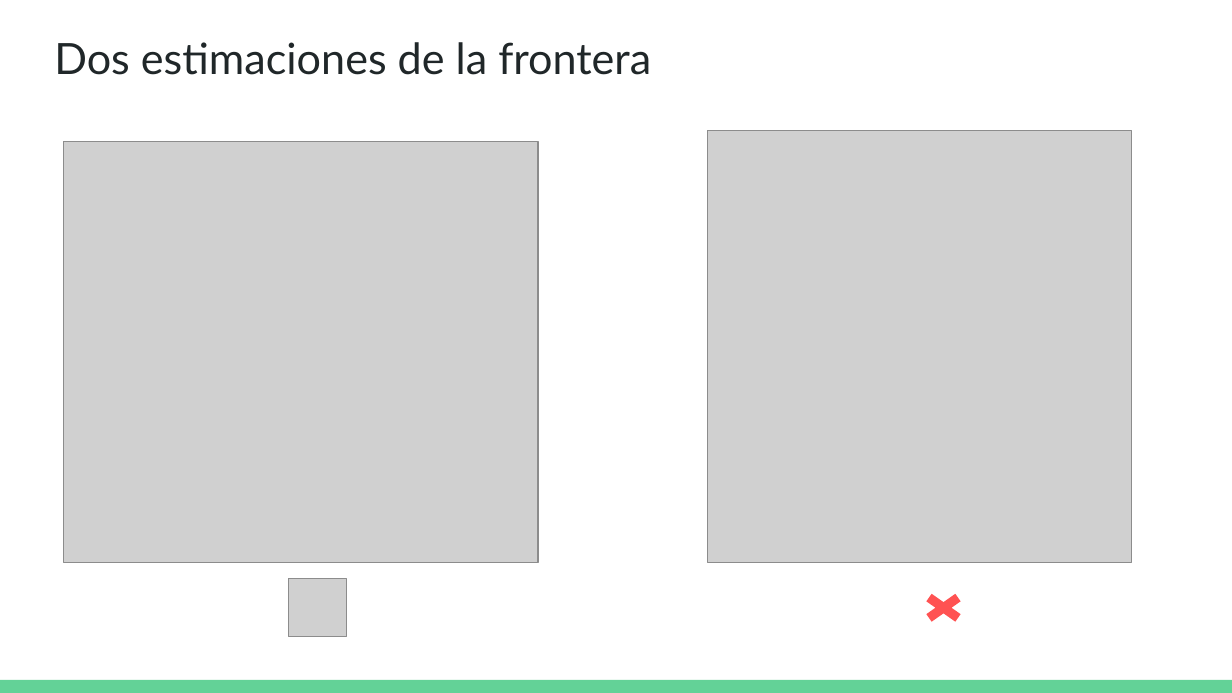
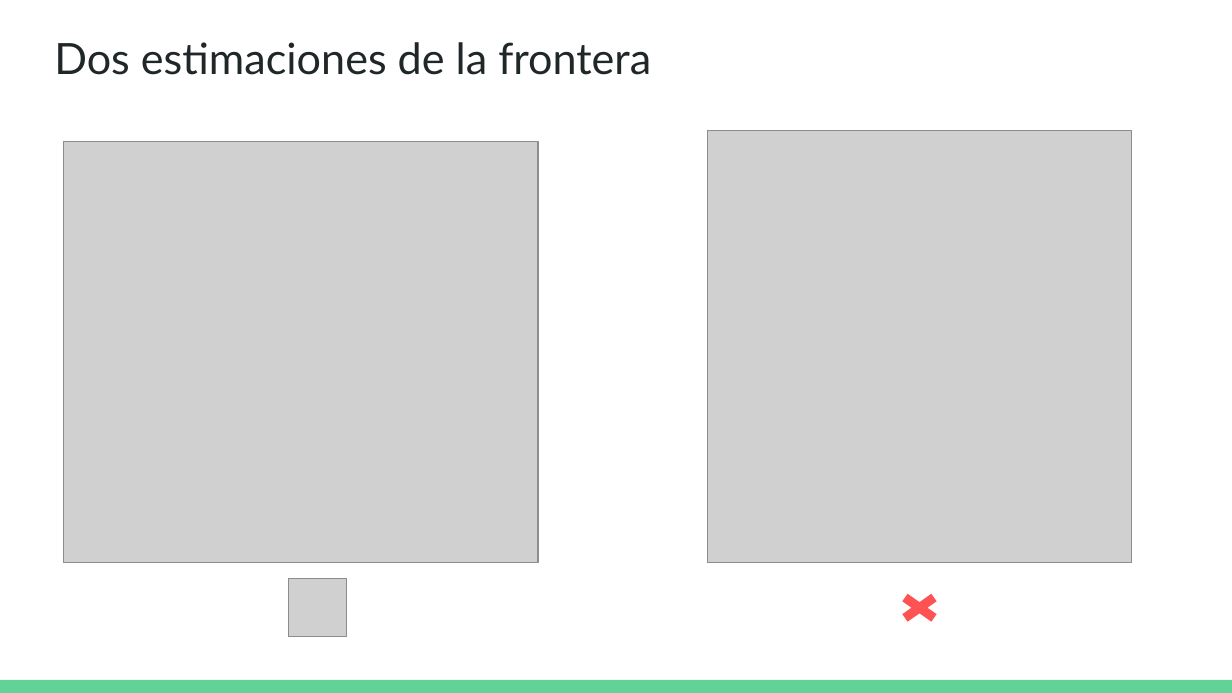
Before and after one commit to DCSCyHD/2023_modulo_3, a slide deck: slide 9 of clase4/teorica_4.pptx. Drawn at 1232x693 pixels with LibreOffice and Linux fonts; fonts in the diff are those of the drawing; grey boxes stand for pictures. Boxes give left, top, right and bottom in pixels: in the first picture for what was removed or moved away, otherwise in the second. Text is boxed around its words. In the diff, an @@ line names an element or a change of style, - is before the commit and + after.

```diff
--- a/clase4/teorica_4.pptx
+++ b/clase4/teorica_4.pptx
@@ cross: place and size @@
-cross at (915,588,971,627)
+cross at (892,588,947,627)
```
Also in this commit, not shown: 5 other slides changed.
